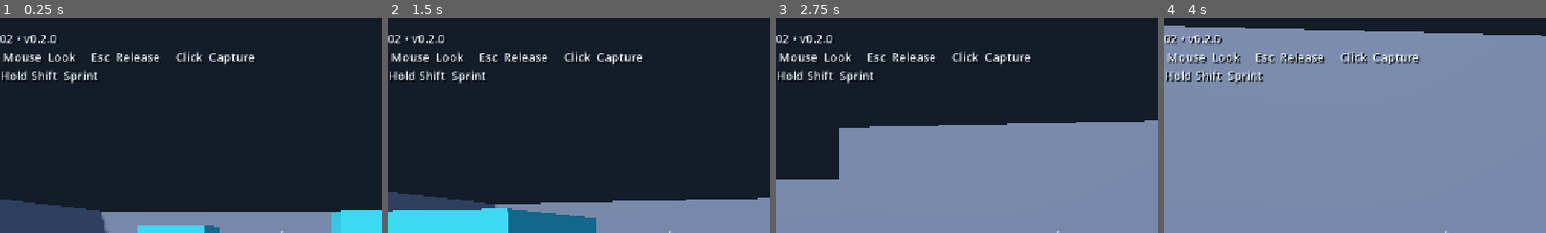
Above: before the commit, frames 1-4 (left to right).
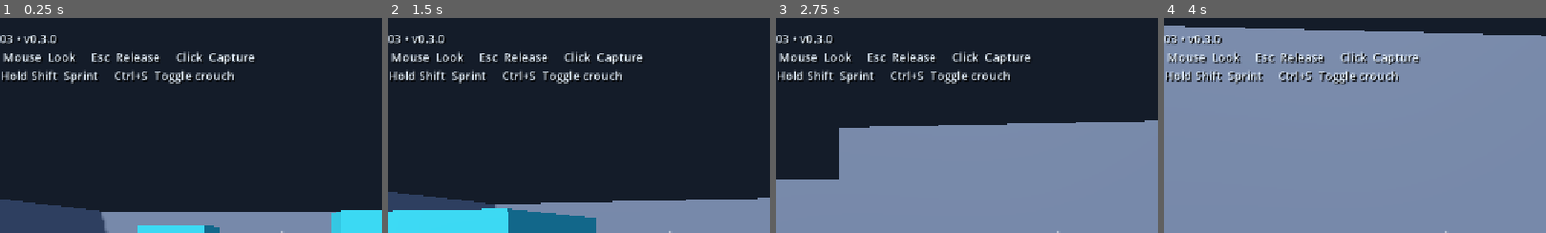
Above: after the commit, the same moments.

Repository: Addersoft/MAGICIDE-
Game: Godot game, scene res://scenes/boot/main.tscn
The game is run twice, just before and just after one commit, with the same random seed, the same clock (stepped at 60 frames per second) and the same inputs.
Inputs (mouse positions are % of the whole screen's width and height, from its top left):
- Up to frame 1 (0.25 s): no input
- Up to frame 2 (1.5 s): tap Enter at 0.5 s; move the mouse to (55, 50) at 0.52 s; hold Shift (sprint) 0.53-1.28 s; hold W (move_forward) from 0.53 s (still down); click (55, 50) at 0.67 s; tap Space (jump) at 0.77, 1.07 s; tap Ctrl (crouch_modifier, bound only after the commit) at 0.8, 1.35 s; move the mouse to (45, 50) at 1.27 s
- Up to frame 3 (2.75 s): keep holding W (move_forward); tap Space (jump) at 1.52, 1.55, 1.82, 2.1 s; move the mouse to (52, 48) at 2.02 s; hold Shift (sprint) from 2.03 s (still down)
- Up to frame 4 (4 s): keep holding W (move_forward); move the mouse to (49, 52) at 2.77 s; release Shift (sprint) at 2.78 s; tap Shift (sprint) at 2.85 s; click (49, 52) at 2.92 s; tap Space (jump) at 3.02, 3.32, 3.77, 3.8 s; tap Ctrl (crouch_modifier, bound only after the commit) at 3.05 s; move the mouse to (57, 51) at 3.52 s; hold Ctrl (crouch_modifier, bound only after the commit) from 3.53 s (still down)
The pictures show only the part of the screen within x 13-63%, y 0-50%; the shares and areas given below are measured in that part.

The runs differ from the first frame. In frame 1, 1.0% of the frame differs, in the area x 2-62%, y 9-31%; in frame 2, 1.0%; in frame 3, 1.0%; in frame 4, 1.1%, in the area x 2-62%, y 9-32%.

Commit message:
M03: crouch posture and standing clearance checks

Diff:
--- a/project.godot
+++ b/project.godot
@@ -1,6 +1,6 @@
 config_version=5
 [application]
-config/name="WIZARDS! — M02 v0.2.0"
+config/name="WIZARDS! — M03 v0.3.0"
 run/main_scene="res://scenes/boot/main.tscn"
 config/features=PackedStringArray("4.5", "GL Compatibility")
 [display]
@@ -44,3 +44,8 @@
 "deadzone": 0.2,
 "events": [Object(InputEventKey,"physical_keycode":4194325)]
 }
+
+crouch_modifier={
+"deadzone": 0.2,
+"events": [Object(InputEventKey,"physical_keycode":4194326)]
+}
--- a/scenes/boot/main.tscn
+++ b/scenes/boot/main.tscn
@@ -30,9 +30,9 @@
 theme_override_constants/shadow_offset_x=2
 theme_override_constants/shadow_offset_y=2
 theme_override_font_sizes/font_size=20
-text="WIZARDS!  /  M02 • v0.2.0
+text="WIZARDS!  /  M03 • v0.3.0
 WASD  Move     Mouse  Look     Esc  Release     Click  Capture
-Space  Jump     Hold Shift  Sprint"
+Space  Jump     Hold Shift  Sprint     Ctrl+S  Toggle crouch"
 [node name="Crosshair" type="Label" parent="HUD"]
 anchors_preset=8
 anchor_left=0.5
--- a/scenes/player/player.tscn
+++ b/scenes/player/player.tscn
@@ -1,7 +1,8 @@
-[gd_scene load_steps=5 format=3]
+[gd_scene load_steps=6 format=3]
 [ext_resource type="Script" path="res://scripts/player/player_controller.gd" id="1"]
 [ext_resource type="Script" path="res://scripts/player/player_input.gd" id="2"]
 [ext_resource type="Script" path="res://scripts/camera/player_camera.gd" id="3"]
+[ext_resource type="Script" path="res://scripts/player/player_posture.gd" id="4"]
 [sub_resource type="CapsuleShape3D" id="Capsule"]
 radius=0.35
 height=1.8
@@ -22,3 +23,6 @@
 current=true
 fov=80.0
 near=0.05
+
+[node name="Posture" type="Node" parent="."]
+script=ExtResource("4")
--- a/scripts/camera/player_camera.gd
+++ b/scripts/camera/player_camera.gd
@@ -10,3 +10,7 @@
 
 func horizontal_basis() -> Basis:
 	return Basis(Vector3.UP, rotation.y)
+
+func set_eye_height(height: float) -> void:
+	# Snap alongside collider: prevents the eye entering overhead geometry during crouch.
+	position.y = height
--- a/scripts/player/player_controller.gd
+++ b/scripts/player/player_controller.gd
@@ -6,11 +6,14 @@
 @export var gravity: float = 20.0
 @onready var player_input = $PlayerInput
 @onready var view = $View
+@onready var posture = $Posture
 
 func _ready() -> void:
 	player_input.look_requested.connect(view.apply_look)
 
 func _physics_process(delta: float) -> void:
+	if player_input.crouch_toggled():
+		posture.toggle()
 	var axis: Vector2 = player_input.movement_axis()
 	var direction: Vector3 = view.horizontal_basis() * Vector3(axis.x, 0.0, axis.y)
 	var speed: float = sprint_speed if player_input.sprint_held() else walk_speed
--- a/scripts/player/player_input.gd
+++ b/scripts/player/player_input.gd
@@ -4,6 +4,7 @@
 signal capture_changed(captured: bool)
 var controls_active: bool = false
 var _discard_motion: bool = false
+var _crouch_chord_down: bool = false
 
 func _ready() -> void:
 	set_capture(true)
@@ -17,7 +18,8 @@
 func movement_axis() -> Vector2:
 	if not controls_active:
 		return Vector2.ZERO
-	return Input.get_vector("move_left", "move_right", "move_forward", "move_backward")
+	var backward: float = 0.0 if Input.is_action_pressed("crouch_modifier") else Input.get_action_strength("move_backward")
+	return Vector2(Input.get_axis("move_left", "move_right"), backward - Input.get_action_strength("move_forward")).limit_length(1.0)
 
 func _notification(what: int) -> void:
 	if what == NOTIFICATION_APPLICATION_FOCUS_OUT:
@@ -41,3 +43,9 @@
 
 func sprint_held() -> bool:
 	return controls_active and Input.is_action_pressed("sprint")
+
+func crouch_toggled() -> bool:
+	var held: bool = Input.is_action_pressed("crouch_modifier") and Input.is_action_pressed("move_backward")
+	var pressed: bool = held and not _crouch_chord_down
+	_crouch_chord_down = held
+	return controls_active and pressed
--- /dev/null
+++ b/scripts/player/player_posture.gd
@@ -0,0 +1,32 @@
+extends Node
+## Owns collider height and requested eye height. Never writes body velocity.
+const STANDING_HEIGHT: float = 1.8
+const CROUCH_HEIGHT: float = 1.0
+var crouched: bool = false
+@onready var body: CharacterBody3D = get_parent()
+@onready var collider: CollisionShape3D = body.get_node("Collider")
+@onready var view = body.get_node("View")
+var _standing_shape: CapsuleShape3D
+
+func _ready() -> void:
+	collider.shape = collider.shape.duplicate()
+	_standing_shape = collider.shape.duplicate()
+
+func can_stand() -> bool:
+	var query := PhysicsShapeQueryParameters3D.new()
+	query.shape = _standing_shape
+	query.transform = body.global_transform * Transform3D(Basis.IDENTITY, Vector3(0, STANDING_HEIGHT / 2.0 + 0.01, 0))
+	query.collision_mask = body.collision_mask
+	query.exclude = [body.get_rid()]
+	query.margin = 0.001
+	return body.get_world_3d().direct_space_state.intersect_shape(query, 1).is_empty()
+
+func toggle() -> bool:
+	if crouched and not can_stand():
+		return false
+	crouched = not crouched
+	var height: float = CROUCH_HEIGHT if crouched else STANDING_HEIGHT
+	collider.shape.height = height
+	collider.position.y = height / 2.0
+	view.set_eye_height(0.85 if crouched else 1.65)
+	return true
--- /dev/null
+++ b/tests/m03_smoke.gd
@@ -0,0 +1,75 @@
+extends SceneTree
+var failures: int = 0
+func _initialize() -> void:
+	call_deferred("run")
+func check(ok: bool, message: String) -> void:
+	if not ok:
+		failures += 1
+		push_error(message)
+	else:
+		print("PASS: ",message)
+func ticks(n: int) -> void:
+	for i in range(n):
+		await physics_frame
+		await process_frame
+func run() -> void:
+	var scene = load("res://scenes/boot/main.tscn").instantiate()
+	root.add_child(scene)
+	var player = scene.get_node("Player")
+	var posture = player.get_node("Posture")
+	var controls = player.get_node("PlayerInput")
+	await ticks(30)
+	controls.controls_active = true
+	check(InputMap.action_get_events("crouch_modifier")[0].physical_keycode == KEY_CTRL, "Control key mapping")
+	Input.action_press("move_forward")
+	Input.action_press("sprint")
+	await ticks(3)
+	Input.action_press("crouch_modifier")
+	Input.action_press("move_backward")
+	await ticks(3)
+	check(posture.crouched, "CTRL+S crouches")
+	check(absf(player.velocity.z + 9.0)<0.01, "Crouch chord preserves forward sprint speed")
+	check(absf(player.get_node("Collider").shape.height - 1.0)<0.01 and absf(player.get_node("View").position.y-0.85)<0.01, "Collider and eye lowered")
+	await ticks(5)
+	check(posture.crouched, "Held chord does not repeat")
+	Input.action_release("move_backward")
+	Input.action_release("move_forward")
+	Input.action_release("sprint")
+	await ticks(2)
+	Input.action_press("move_backward")
+	await ticks(2)
+	check(not posture.crouched, "Fresh chord stands in open space")
+	Input.action_release("move_backward")
+	Input.action_release("crouch_modifier")
+	await ticks(2)
+	posture.toggle()
+	# Dedicated 1.3 m clearance fixture: standing cannot fit, crouching can.
+	var roof := StaticBody3D.new()
+	var shape := CollisionShape3D.new()
+	var box := BoxShape3D.new()
+	box.size = Vector3(4,0.2,4)
+	shape.shape = box
+	roof.add_child(shape)
+	root.add_child(roof)
+	roof.position = player.position + Vector3(0,1.4,0)
+	await ticks(3)
+	check(not posture.toggle() and posture.crouched, "Blocked stand remains crouched")
+	check(absf(player.get_node("View").position.y-0.85)<0.01, "Blocked stand keeps eye low")
+	roof.queue_free()
+	await ticks(3)
+	check(posture.toggle() and not posture.crouched, "Stand works once obstruction removed")
+	var speed_before := Vector3(4,2,-7)
+	player.velocity = speed_before
+	posture.toggle()
+	check(player.velocity == speed_before, "Posture operation preserves all velocity components")
+	controls.set_capture(false)
+	Input.action_press("crouch_modifier")
+	Input.action_press("move_backward")
+	await ticks(2)
+	check(posture.crouched, "Released capture blocks crouch")
+	Input.action_release("crouch_modifier")
+	Input.action_release("move_backward")
+	scene.queue_free()
+	await process_frame
+	print("M03 failures: ",failures)
+	quit(1 if failures else 0)
Not shown, added: scripts/player/player_posture.gd.uid
Not shown, added: tests/m03_smoke.gd.uid
Not shown, changed: README.md
Not shown, changed: docs/ARCHITECTURE.md
Not shown, changed: docs/INPUT_MAP.md
Not shown, changed: docs/PROJECT_STATE.md
Not shown, changed: docs/TEST_PLAN.md
Not shown, changed: docs/TEST_RESULTS.md
Not shown, changed: docs/TODO.md
Not shown, added: docs/checkpoints/M03.md
Not shown, added: docs/decisions/ADR-003-crouch.md
